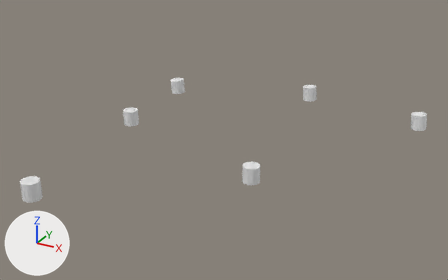
What one commit did to the Blender file blender/base_ball.blend.
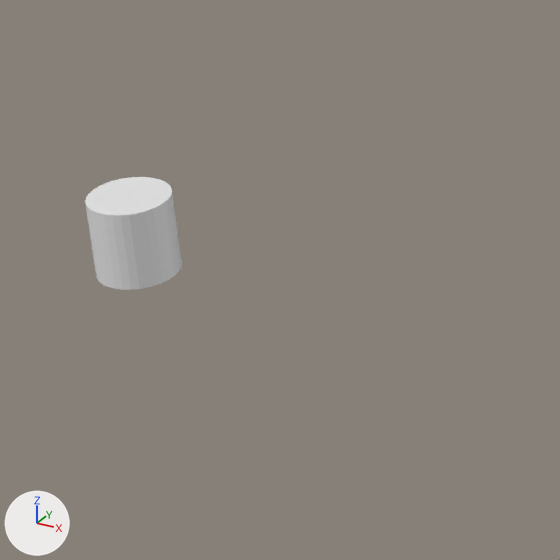
The first picture shows the older version from a 50 mm camera at (28.2, -17.7, 15.5) aimed at (11.5, 12.6, 0.3). The close-ups show both versions on the part from 0% to 29% of the width and 48% to 95% of the height of that picture; other places that the commit changed are outside them. The axes (+X, +Y, +Z) are drawn at lower left. The lights are the same throughout.

In view in the first close-up: 'actor.003'.
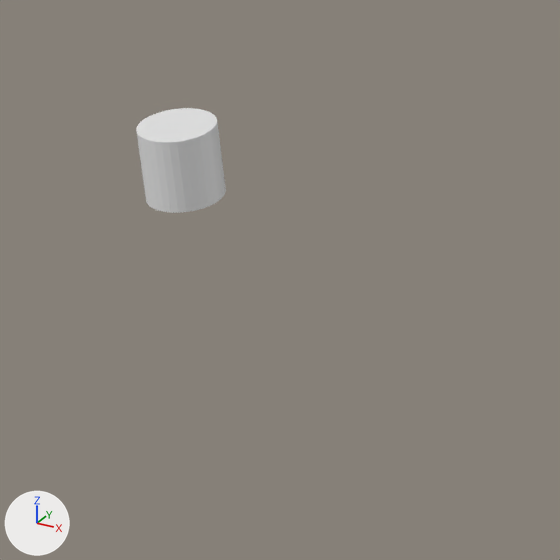
ob_beziercurve_005 is not drawn itself; it is the parent of ob_actor_006.

Boxes [x1, y1, x2, y2] around the edits, measured in the close-ups (560 x 560 px):
'actor.003', moved (not visible afterwards): before [85, 177, 182, 290]
'actor.006', moved, turned (not visible before): after [136, 108, 226, 213]

Patch to the scene script:
```diff
--- a/blender/base_ball.blend.py
+++ b/blender/base_ball.blend.py
@@ ob_actor_003 @@
 ob_actor_003 = bpy.data.objects.new('actor.003', me_cylinder_009)
-ob_actor_003.location = (5.952, 2.243, 0.345)
+ob_actor_003.parent = ob_beziercurve_005
+ob_actor_003.matrix_parent_inverse = Matrix(((-0.13, -0.992, 0.0, 24.37), (0.992, -0.13, 0.0, -18.04), (0.0, 0.0, 1.0, -0.159), (0.0, 0.0, 0.0, 1.0)))
+ob_actor_003.location = (21.05, 21.82, 0.159)
 ob_actor_003.scale = (0.5, 0.5, 0.5)
@@ ob_actor_006 @@
 ob_actor_006 = bpy.data.objects.new('actor.006', me_cylinder_011)
-ob_actor_006.parent = ob_beziercurve_005
-ob_actor_006.matrix_parent_inverse = Matrix(((0.485, -0.874, 0.0, -0.926), (0.87, 0.483, -0.0994, -6.227), (0.0869, 0.0482, 0.995, -0.969), (0.0, 0.0, 0.0, 1.0)))
-ob_actor_006.location = (5.952, 2.243, 0.345)
+ob_actor_006.location = (4.77, 4.244, 0.159)
+ob_actor_006.rotation_euler = (0.0, 0.0, -0.0146)  # degrees (0, 0, -0.8)
 ob_actor_006.scale = (0.5, 0.5, 0.5)
@@ ob_beziercurve_005 @@
 ob_beziercurve_005 = bpy.data.objects.new('BezierCurve.005', cu_beziercurve_010)
-ob_beziercurve_005.location = (8.834, 21.05, 0.345)
+ob_beziercurve_005.location = (21.05, 21.82, 0.159)
 ob_beziercurve_005.rotation_euler = (0.0, 0.0, -1.44)  # degrees (0, 0, -83)
```
